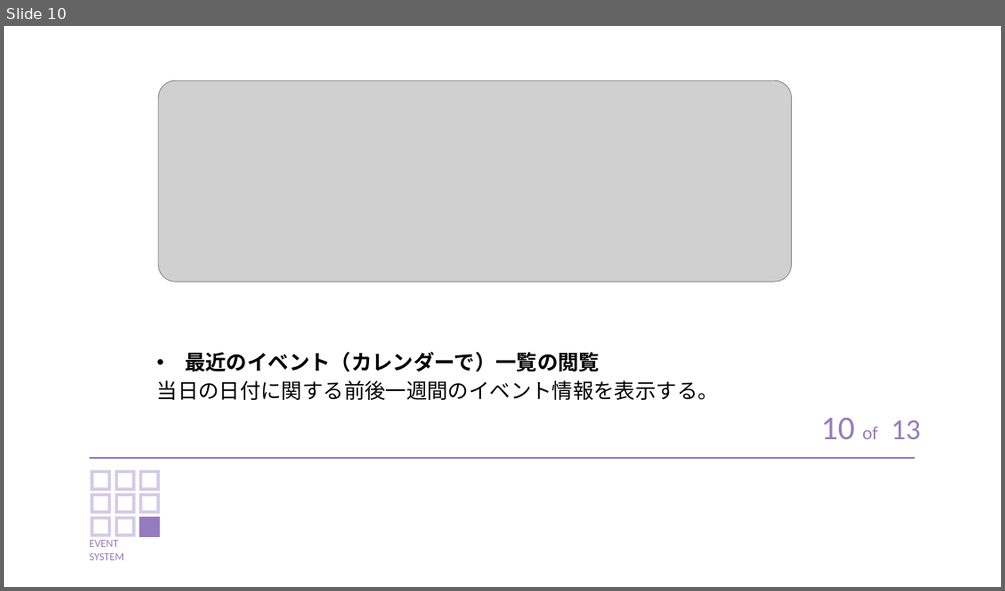
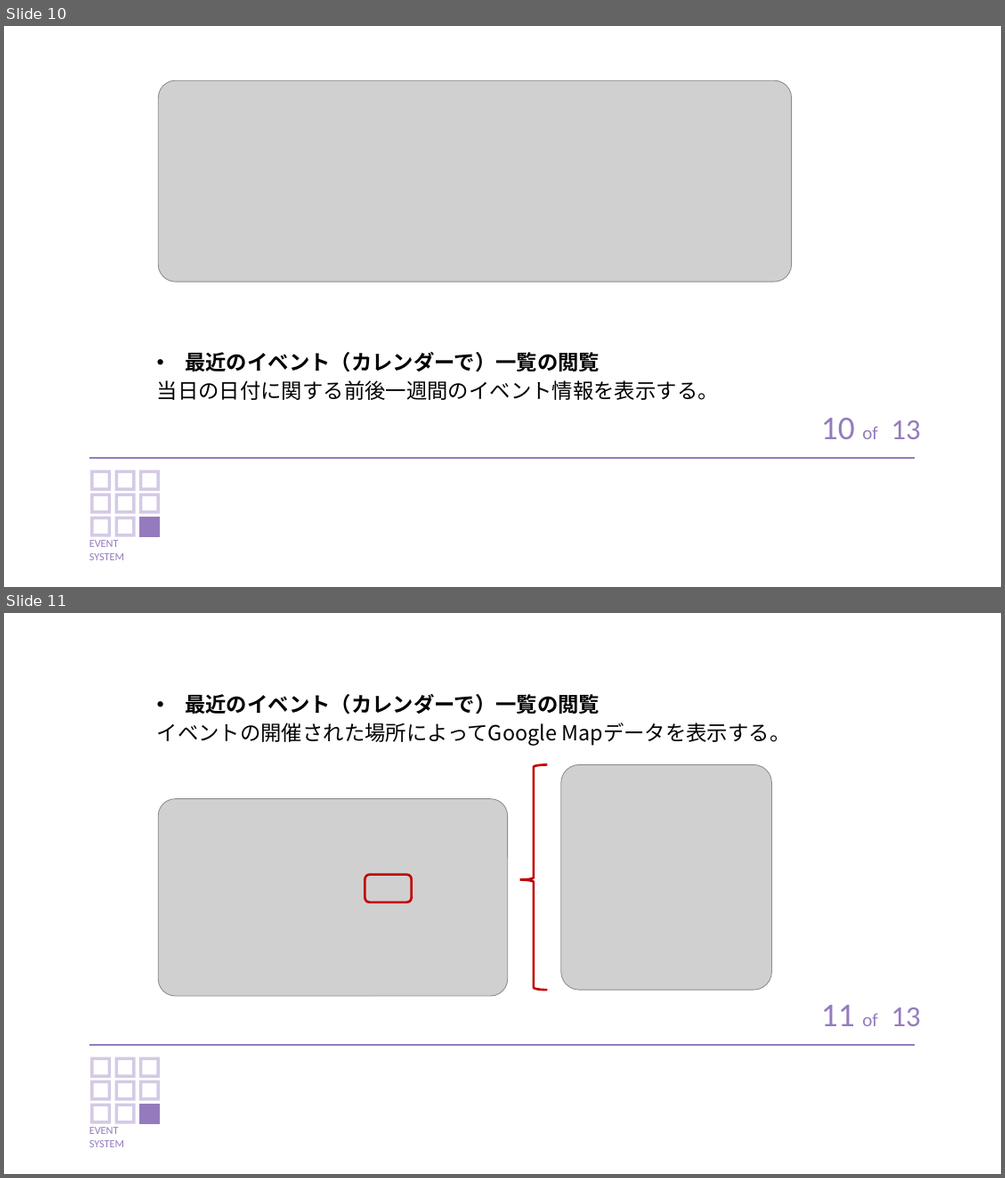
Before and after one commit to amemiyakr/EventSystemOfGD, a slide deck: イベントシステム文書/5.Event System(発表用).pptx. Shown one above the other, each under a label of ours: slide 10 before the commit, slides 10 and 11 after it. The pictures are 1005x591 and 1005x1178 pixels, drawn with LibreOffice and Linux fonts; fonts in the diff are those of the drawing; grey boxes stand for pictures. Boxes give left, top, right and bottom in pixels: in the first picture for what was removed or moved away, otherwise in the second. Text is boxed around its words. In the diff, an @@ line names an element or a change of style, - is before the commit and + after.

Commit message:
edit CSS and add img of Event

```diff
--- a/イベントシステム文書/5.Event System(発表用).pptx
+++ b/イベントシステム文書/5.Event System(発表用).pptx
@@ slide 11 added at (4, 613, 1001, 1174), background #FFFFFF @@
@@ text added at (157, 694, 790, 746), 20 pt, text #000000 @@
+• 最近のイベント（カレンダーで）一覧の閲覧
+イベントの開催された場所によってGoogle Mapデータを表示する。
@@ right brace added at (520, 765, 548, 989), outline #C00000 2.25 pt @@
@@ picture added at (561, 765, 772, 989) @@
@@ picture added at (158, 798, 507, 996) @@
@@ rounded rectangle added at (365, 875, 412, 902), outline #C00000 2.25 pt @@
@@ page number added at (821, 1005, 921, 1026), 32 pt, text #957BBE @@
+11 of 13
@@ line added from (90, 1045) to (914, 1045), #957BBE 2 pt @@
@@ group added at (89, 1059, 158, 1147): 9 rectangles, 1 text @@
+EVENT SYSTEM
```
Also in this commit, not shown: 2 slides changed, 41 other files.
